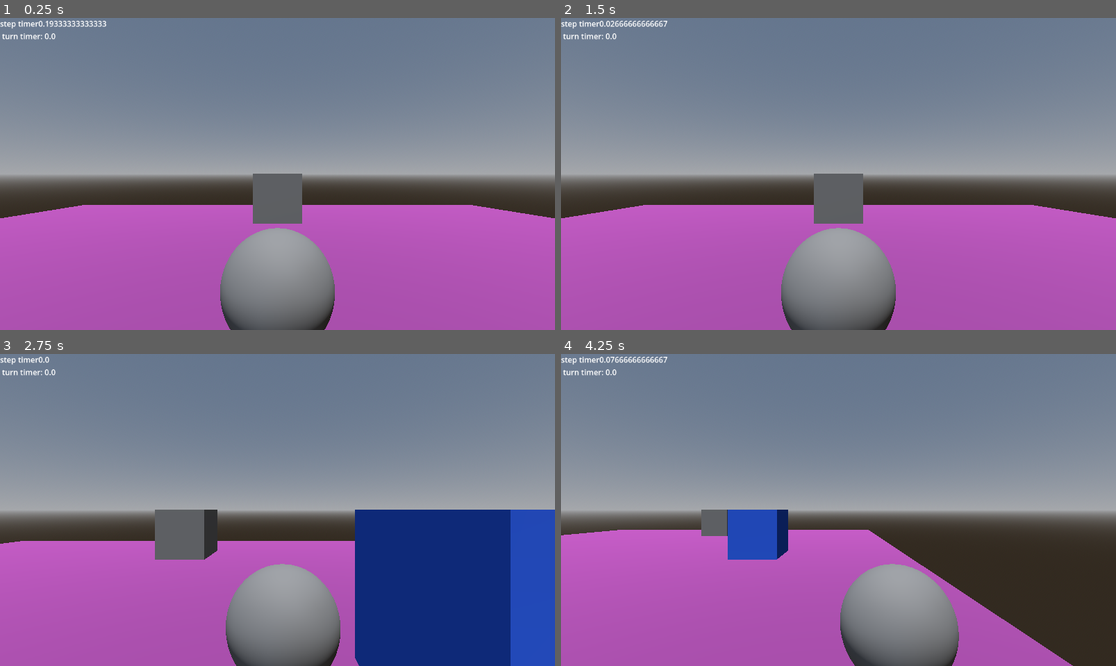
Above: before the commit, frames 1-4 (two rows, left to right).
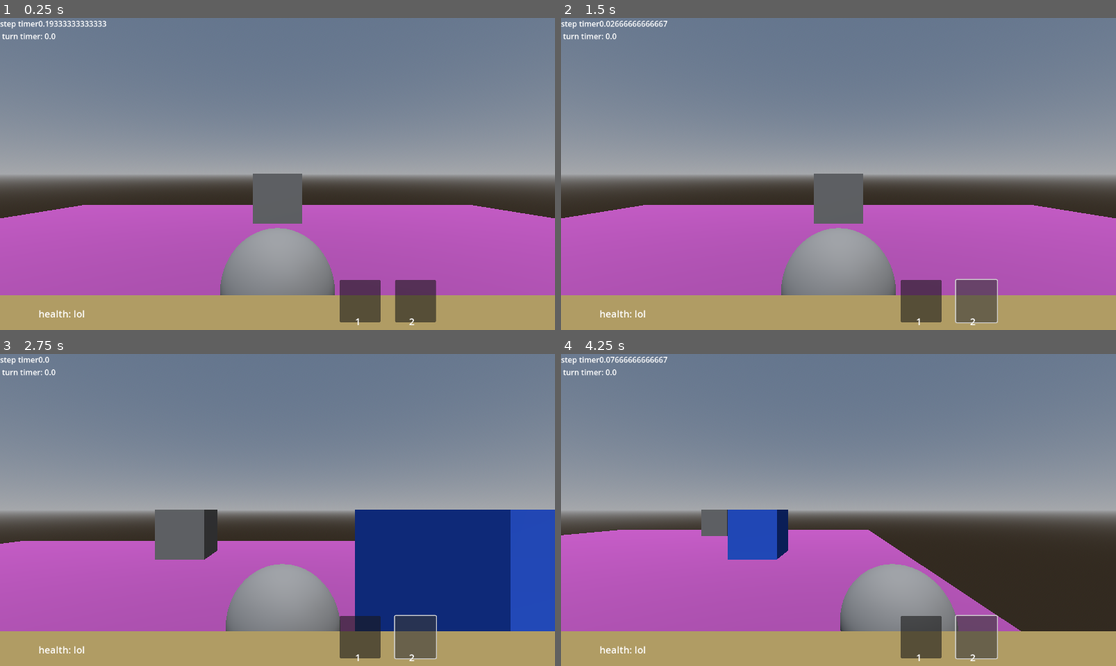
Above: after the commit, the same moments.

Repository: hadahlia/sinking-valley
Game: Godot game, scene res://scenes/main_scene.tscn
The game is run twice, just before and just after one commit, with the same random seed, the same clock (stepped at 60 frames per second) and the same inputs.
Inputs (mouse positions are in pixels of both pictures, inside the frame that each line leads up to):
- Up to frame 1 (0.25 s): no input
- Up to frame 2 (1.5 s): click (921, 301) at 0.52 s; click (977, 301) at 1.27 s
- Up to frame 3 (2.75 s): hold E (right) from 2.03 s (still down)
- Up to frame 4 (4.25 s): release E (right) at 2.78 s; hold S (backward) 2.78-3.53 s; hold E (right) from 3.53 s (still down)

The runs differ from the first frame. In frame 1, 12% of the frame differs, in the area x 0-100%, y 83-100%; in frame 2, 12%; in frame 3, 12%; in frame 4, 12%.

Commit message:
dummy ui mockup

Diff:
--- a/project.godot
+++ b/project.godot
@@ -25,7 +25,8 @@
 "res://assets/": "red",
 "res://scenes/": "orange",
 "res://scripts/": "yellow",
-"res://shaders/": "purple"
+"res://shaders/": "purple",
+"res://sound/": "green"
 }
 
 [input]
@@ -85,6 +86,11 @@
 "events": [Object(InputEventKey,"resource_local_to_scene":false,"resource_name":"","device":-1,"window_id":0,"alt_press …(191 unchanged characters)…
 ]
 }
+inventory={
+"deadzone": 0.2,
+"events": [Object(InputEventKey,"resource_local_to_scene":false,"resource_name":"","device":-1,"window_id":0,"alt_pressed":false,"shift_pressed":false,"ctrl_pressed":false,"meta_pressed":false,"pressed":false,"keycode":0,"physical_keycode":4194306,"key_label":0,"unicode":0,"location":0,"echo":false,"script":null)
+]
+}
 
 [layer_names]
 
--- a/scenes/player_scene.tscn
+++ b/scenes/player_scene.tscn
@@ -1,8 +1,13 @@
-[gd_scene load_steps=3 format=3 uid="uid://bkgeyx3owgjlf"]
+[gd_scene load_steps=5 format=3 uid="uid://bkgeyx3owgjlf"]
 
 [ext_resource type="Script" uid="uid://ccs7bwn28hhyc" path="res://scripts/player_script.gd" id="1_crmta"]
 
 [sub_resource type="SphereMesh" id="SphereMesh_crmta"]
+
+[sub_resource type="Theme" id="Theme_crmta"]
+
+[sub_resource type="StyleBoxFlat" id="StyleBoxFlat_vefth"]
+bg_color = Color(0.09, 0.09, 0.09, 1)
 
 [node name="player_scene" type="Node3D"]
 script = ExtResource("1_crmta")
@@ -50,3 +55,116 @@
 [node name="Label" type="Label" parent="."]
 offset_right = 40.0
 offset_bottom = 23.0
+
+[node name="hud" type="CanvasLayer" parent="."]
+
+[node name="p_screen" type="Control" parent="hud"]
+layout_mode = 3
+anchors_preset = 15
+anchor_right = 1.0
+anchor_bottom = 1.0
+grow_horizontal = 2
+grow_vertical = 2
+
+[node name="status_bar" type="ColorRect" parent="hud/p_screen"]
+layout_mode = 1
+anchors_preset = 12
+anchor_top = 1.0
+anchor_right = 1.0
+anchor_bottom = 1.0
+offset_top = -72.0
+grow_horizontal = 2
+grow_vertical = 0
+color = Color(0.69, 0.61088, 0.3933, 1)
+
+[node name="equipment_bar" type="HBoxContainer" parent="hud/p_screen/status_bar"]
+layout_mode = 1
+anchors_preset = 3
+anchor_left = 1.0
+anchor_top = 1.0
+anchor_right = 1.0
+anchor_bottom = 1.0
+offset_left = -447.0
+offset_top = -104.0
+offset_right = -247.0
+offset_bottom = -16.0
+grow_horizontal = 0
+grow_vertical = 0
+theme_override_constants/separation = 30
+
+[node name="slot" type="Button" parent="hud/p_screen/status_bar/equipment_bar"]
+layout_mode = 2
+size_flags_horizontal = 3
+
+[node name="CenterContainer" type="CenterContainer" parent="hud/p_screen/status_bar/equipment_bar/slot"]
+layout_mode = 1
+anchors_preset = 8
+anchor_left = 0.5
+anchor_top = 0.5
+anchor_right = 0.5
+anchor_bottom = 0.5
+offset_left = -20.0
+offset_top = -20.0
+offset_right = 20.0
+offset_bottom = 20.0
+grow_horizontal = 2
+grow_vertical = 2
+
+[node name="Panel" type="Panel" parent="hud/p_screen/status_bar/equipment_bar/slot/CenterContainer"]
+layout_mode = 2
+theme = SubResource("Theme_crmta")
+theme_override_styles/panel = SubResource("StyleBoxFlat_vefth")
+
+[node name="Label" type="Label" parent="hud/p_screen/status_bar/equipment_bar/slot/CenterContainer/Panel"]
+layout_mode = 0
+offset_left = -11.5
+offset_top = 28.0
+offset_right = 28.5
+offset_bottom = 51.0
+theme_override_font_sizes/font_size = 20
+text = "1"
+
+[node name="slot2" type="Button" parent="hud/p_screen/status_bar/equipment_bar"]
+layout_mode = 2
+size_flags_horizontal = 3
+
+[node name="CenterContainer" type="CenterContainer" parent="hud/p_screen/status_bar/equipment_bar/slot2"]
+layout_mode = 1
+anchors_preset = 8
+anchor_left = 0.5
+anchor_top = 0.5
+anchor_right = 0.5
+anchor_bottom = 0.5
+offset_left = -20.0
+offset_top = -20.0
+offset_right = 20.0
+offset_bottom = 20.0
+grow_horizontal = 2
+grow_vertical = 2
+
+[node name="Panel" type="Panel" parent="hud/p_screen/status_bar/equipment_bar/slot2/CenterContainer"]
+layout_mode = 2
+theme = SubResource("Theme_crmta")
+theme_override_styles/panel = SubResource("StyleBoxFlat_vefth")
+
+[node name="Label2" type="Label" parent="hud/p_screen/status_bar/equipment_bar/slot2/CenterContainer/Panel"]
+layout_mode = 0
+offset_left = -14.5
+offset_top = 28.0
+offset_right = 25.5
+offset_bottom = 51.0
+theme_override_font_sizes/font_size = 20
+text = "2"
+
+[node name="not yet" type="Label" parent="hud/p_screen/status_bar"]
+layout_mode = 1
+anchors_preset = 2
+anchor_top = 1.0
+anchor_bottom = 1.0
+offset_left = 80.0
+offset_top = -48.0
+offset_right = 177.0
+offset_bottom = -20.0
+grow_vertical = 0
+theme_override_font_sizes/font_size = 20
+text = "health: lol"
